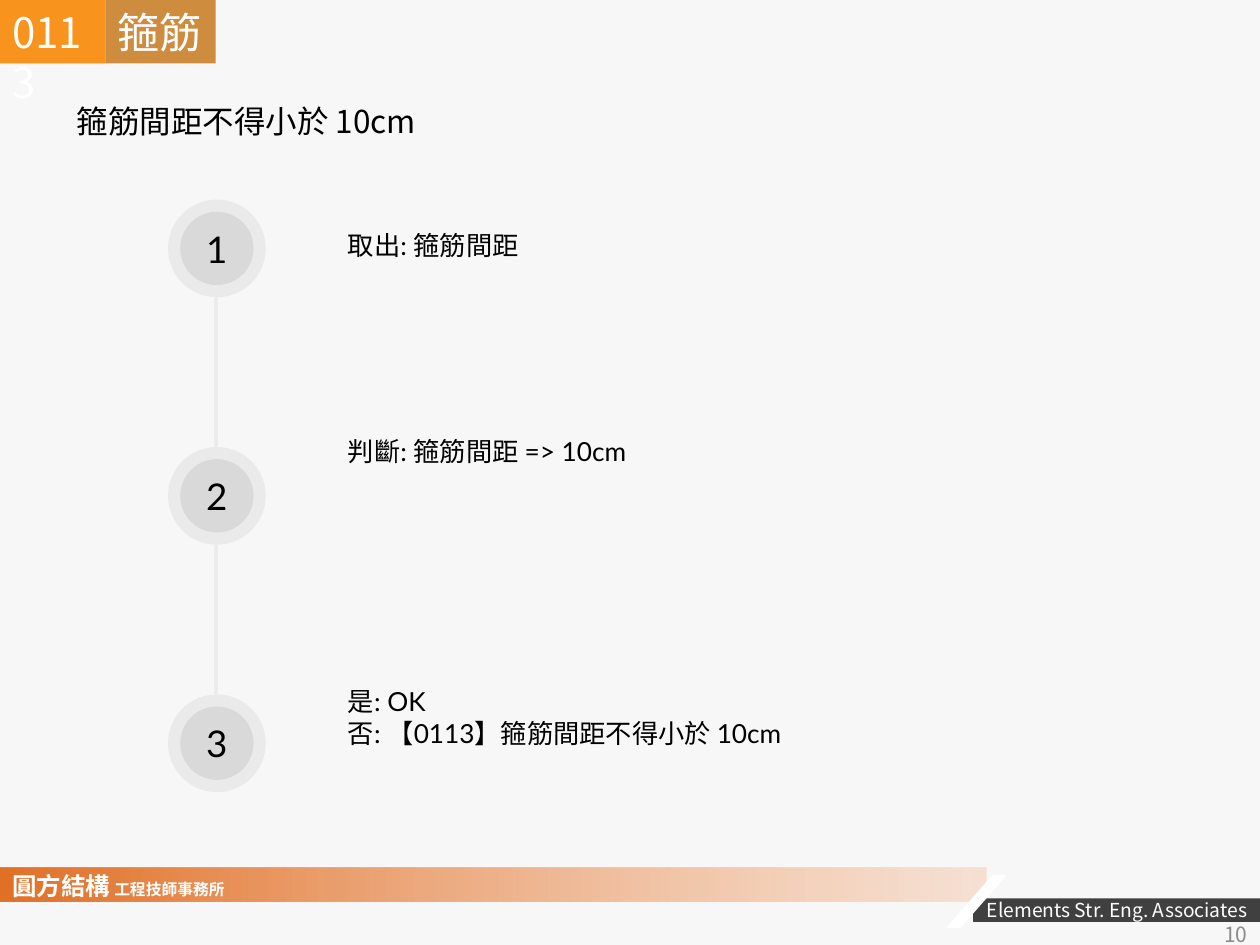
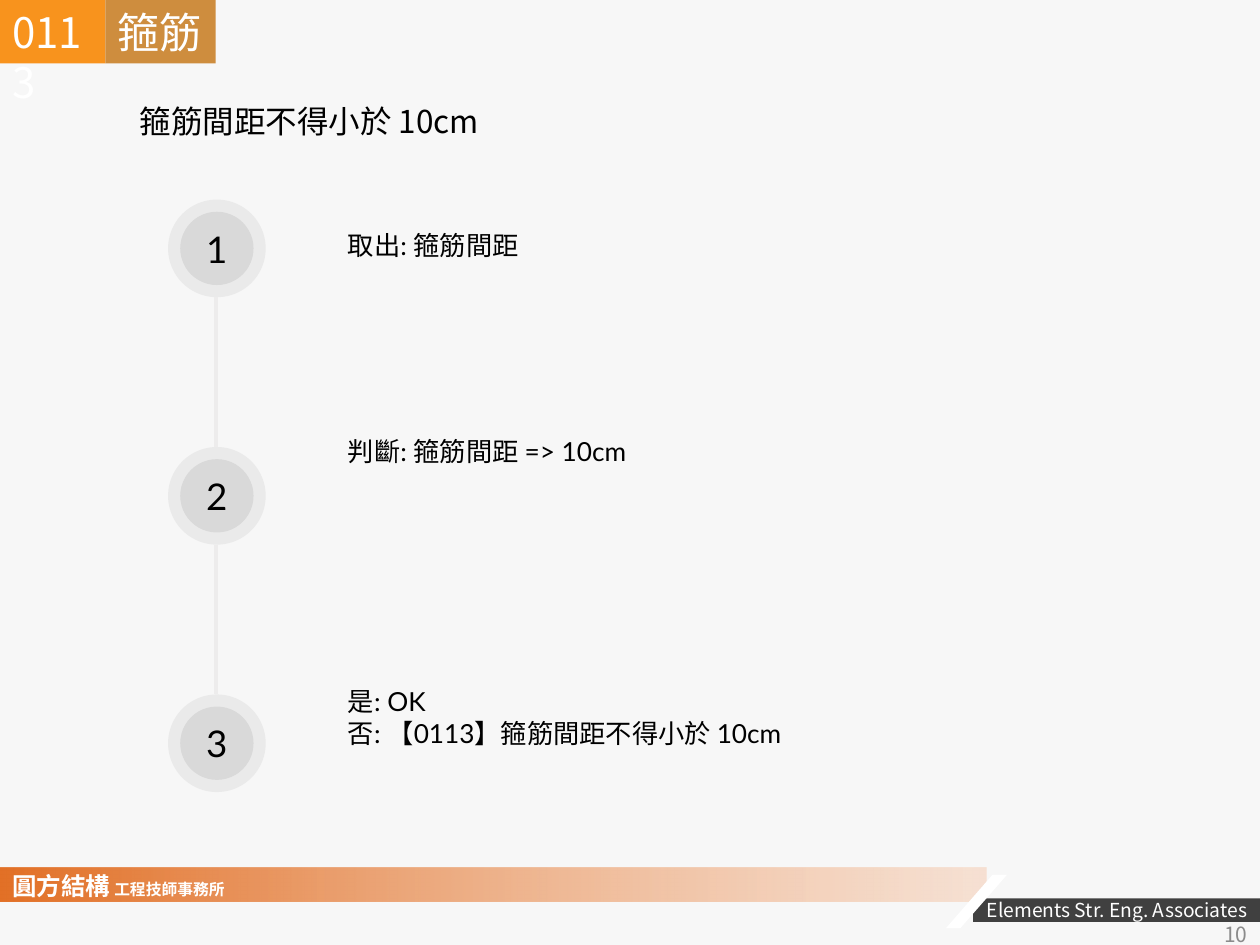
Before and after one commit to skyran1278/VbaProject, a slide deck: slide 10 of 20170524_RCScan/2018-1207 RC SCAN 說明文件.pptx. Drawn at 1260x945 pixels with LibreOffice and Linux fonts; fonts in the diff are those of the drawing; background and template pictures are left out. Boxes give left, top, right and bottom in pixels: in the first picture for what was removed or moved away, otherwise in the second. Text is boxed around its words. In the diff, an @@ line names an element or a change of style, - is before the commit and + after.

```diff
--- a/20170524_RCScan/2018-1207 RC SCAN 說明文件.pptx
+++ b/20170524_RCScan/2018-1207 RC SCAN 說明文件.pptx
@@ text "箍筋間距不得小於 10cm" moved from (x1=77, y1=106, x2=416, y2=136) to (x1=140, y1=106, x2=479, y2=136) @@
```
Also in this commit, not shown: 11 other slides changed, 2 other files.
